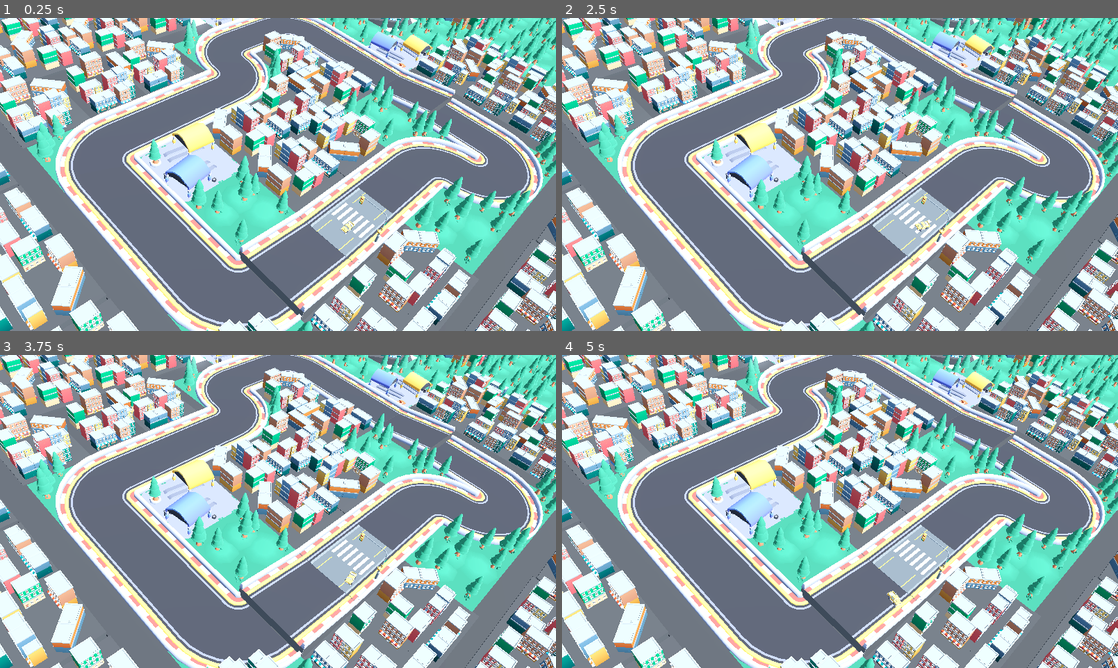
Above: before the commit, frames 1-4 (two rows, left to right).
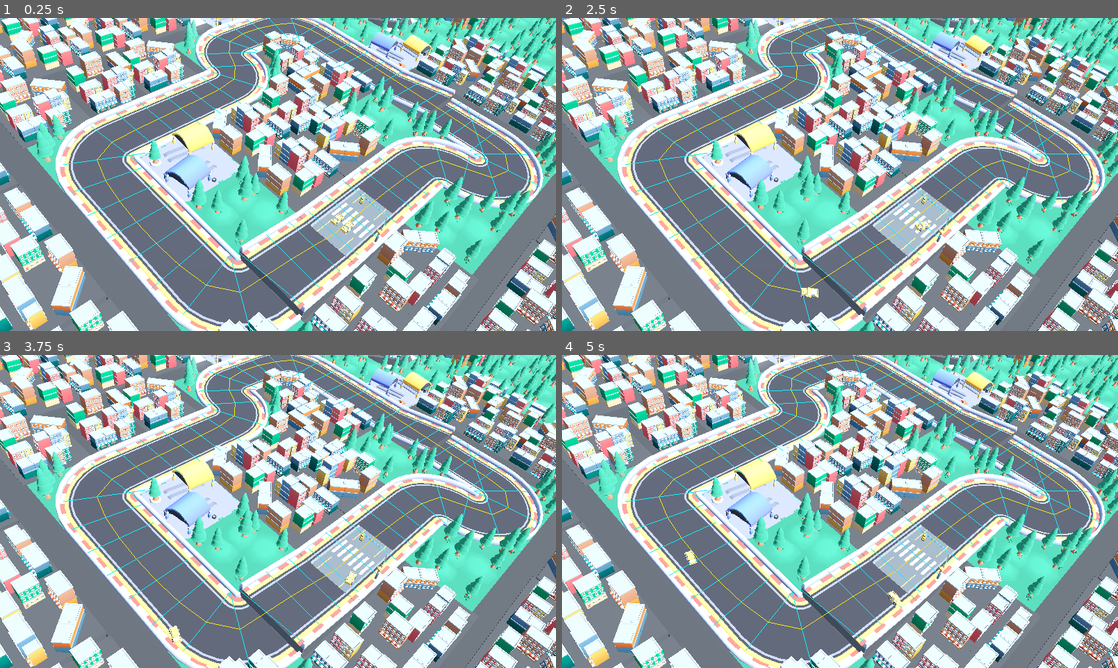
Above: after the commit, the same moments.

Repository: yphil-dev/France-2027-Racer
Game: Godot game, scene res://scenes/track.tscn
The game is run twice, just before and just after one commit, with the same random seed, the same clock (stepped at 60 frames per second) and the same inputs.
Inputs:
- Up to frame 1 (0.25 s): no input
- Up to frame 2 (2.5 s): hold D (right) 0.53-1.28 s; hold S (back) 1.28-2.03 s; hold D (right) from 2.03 s (still down)
- Up to frame 3 (3.75 s): release D (right) at 2.78 s; hold W (forward) 2.78-3.53 s; hold A (left) from 3.53 s (still down)
- Up to frame 4 (5 s): keep holding A (left)

The runs differ from the first frame. In frame 1, 1.3% of the frame differs, in the area x 11-98%, y 0-100%; in frame 2, 1.3%; in frame 3, 1.3%; in frame 4, 1.3%.

Commit message:
Bumpin' cars pushing tin

Diff:
--- a/project.godot
+++ b/project.godot
@@ -76,6 +76,10 @@
 ]
 }
 
+[layer_names]
+
+3d_physics/layer_5="AI Boundary"
+
 [physics]
 
 3d/physics_engine="Jolt Physics"
--- a/scenes/player_car.tscn
+++ b/scenes/player_car.tscn
@@ -5,3 +5,4 @@
 
 [node name="PlayerCar" instance=ExtResource("1_vehicle")]
 script = ExtResource("2_player")
+car_color = Color(1, 0, 0, 1)
--- a/scenes/track.tscn
+++ b/scenes/track.tscn
@@ -1,10 +1,13 @@
 [gd_scene format=3 uid="uid://clq7nox1juh3a"]
 
 [ext_resource type="Script" uid="uid://c5d0oxajff85h" path="res://scripts/track.gd" id="1_eb6dy"]
+[ext_resource type="Script" path="res://scripts/ai_boundary_builder.gd" id="2_boundaries"]
+[ext_resource type="Script" path="res://scripts/ai_waypoint_generator.gd" id="3_waypoints"]
 [ext_resource type="Environment" uid="uid://c3bs0wfxpri8g" path="res://scenes/main-environment.tres" id="1_q4t1r"]
 [ext_resource type="PackedScene" uid="uid://dxa23770km15t" path="res://scenes/race_controller.tscn" id="2_trceg"]
 [ext_resource type="Script" uid="uid://b24bstassw26s" path="res://scripts/view.gd" id="5_0lrhn"]
 [ext_resource type="PackedScene" path="res://scenes/player_car.tscn" id="7_o6xl0"]
+[ext_resource type="PackedScene" path="res://scenes/cpu_car.tscn" id="7_cpu"]
 [ext_resource type="MeshLibrary" uid="uid://b6myd2b7l2o2j" path="res://models/Library/mesh-library.tres" id="8_eg7gk"]
 [ext_resource type="PackedScene" uid="uid://cvxh8c1e1dio2" path="res://models/city/trafficlight_C.gltf" id="8_tipki"]
 [ext_resource type="PackedScene" uid="uid://cawjsdr1dhpuh" path="res://models/city/road_straight_crossing.gltf" id="9_85g3d"]
@@ -139,6 +142,24 @@
 [node name="PlayerCar" parent="." unique_id=1867641805 instance=ExtResource("7_o6xl0")]
 transform = Transform3D(1, 0, 0, 0, 1, 0, 0, 0, 1, 11.719608, 0, 5)
 
+[node name="Maisy" parent="." instance=ExtResource("7_cpu")]
+transform = Transform3D(1, 0, 0, 0, 1, 0, 0, 0, 1, 10.469608, 0, 5)
+
+[node name="START_GRID" type="Node3D" parent="."]
+transform = Transform3D(1, 0, 0, 0, 1, 0, 0, 0, 1, 12.344608, 0, 5)
+
+[node name="CpuSpawn1" type="Marker3D" parent="START_GRID"]
+transform = Transform3D(1, 0, 0, 0, 1, 0, 0, 0, 1, -1.875, 0, 0)
+
+[node name="PlayerSpawn" type="Marker3D" parent="START_GRID"]
+transform = Transform3D(1, 0, 0, 0, 1, 0, 0, 0, 1, -0.625, 0, 0)
+
+[node name="CpuSpawn2" type="Marker3D" parent="START_GRID"]
+transform = Transform3D(1, 0, 0, 0, 1, 0, 0, 0, 1, 0.625, 0, 0)
+
+[node name="CpuSpawn3" type="Marker3D" parent="START_GRID"]
+transform = Transform3D(1, 0, 0, 0, 1, 0, 0, 0, 1, 1.875, 0, 0)
+
 [node name="RampSupport" type="StaticBody3D" parent="." unique_id=1680593542]
 transform = Transform3D(1, 0, 0, 0, 1, 0, 0, 0, 1, 7.511998, 0, 0)
 
@@ -654,6 +675,12 @@
 shape = SubResource("BoxShape3D_6xfsa")
 
 [node name="PATH" type="Node3D" parent="." unique_id=2089517924]
+script = ExtResource("2_boundaries")
+segment_spacing = 2.0
+wall_height = 6.0
+
+[node name="WaypointGenerator" type="Node3D" parent="PATH"]
+script = ExtResource("3_waypoints")
 
 [node name="TrackPath" type="Path3D" parent="PATH" unique_id=1448145123]
 visible = false
--- a/scenes/vehicle.tscn
+++ b/scenes/vehicle.tscn
@@ -7,6 +7,13 @@
 [ext_resource type="AudioStream" uid="uid://j6x2is8pyt8y" path="res://audio/engine.ogg" id="5_kcati"]
 [ext_resource type="AudioStream" uid="uid://io4pmr3lo1dy" path="res://audio/impact.ogg" id="6_v3p7b"]
 [ext_resource type="Script" uid="uid://cxaw38i2l08wt" path="res://scripts/sphere.gd" id="7_vuxys"]
+[ext_resource type="Shader" path="res://shaders/vehicle_palette.gdshader" id="8_palette"]
+[ext_resource type="Texture2D" path="res://models/Textures/colormap.png" id="9_colormap"]
+
+[sub_resource type="ShaderMaterial" id="ShaderMaterial_vehicle_palette"]
+shader = ExtResource("8_palette")
+shader_parameter/palette_texture = ExtResource("9_colormap")
+shader_parameter/color_tolerance = 0.08
 
 [sub_resource type="StandardMaterial3D" id="StandardMaterial3D_tfk12"]
 transparency = 1
@@ -60,6 +67,7 @@
 
 [node name="Vehicle" type="Node3D" unique_id=1867641805]
 script = ExtResource("1_e2g1l")
+body_material = SubResource("ShaderMaterial_vehicle_palette")
 
 [node name="Ground" type="RayCast3D" parent="." unique_id=496963048]
 transform = Transform3D(1, 0, 0, 0, 1, 0, 0, 0, 1, 0, 0.5, 0)
@@ -107,6 +115,7 @@
 [node name="Sphere" type="RigidBody3D" parent="." unique_id=1368519146]
 transform = Transform3D(1, 0, 0, 0, 1, 0, 0, 0, 1, 0, 0.5, 0)
 collision_layer = 8
+collision_mask = 9
 mass = 1000.0
 physics_material_override = SubResource("PhysicsMaterial_eyo0u")
 gravity_scale = 1.5
--- a/scripts/sphere.gd
+++ b/scripts/sphere.gd
@@ -17,7 +17,7 @@
 	_lap_time += delta
 
 func race_completed(numLaps) -> void:
-	print("Race completed! %s laps" % numLaps)
+	print("Race completed by %s! %s laps" % [car_name, numLaps])
 
 func lap_completed(numLap) -> void:
 	var lcd: LapCompleteData = LapCompleteData.new(self, _lap_time)
--- a/scripts/track.gd
+++ b/scripts/track.gd
@@ -2,42 +2,44 @@
 
 @export var target_laps: int = 1
 
-var _verification_count: int = 0
-var _verified: bool = false
-var _laps_completed: int = 0
+var _verified_by_car: Dictionary = {}
+var _laps_by_car: Dictionary = {}
+var _race_finished: bool = false
+var _winner: VehicleSphere
 
 func _ready() -> void:
 	print("START! Target laps set to: ", target_laps)
 
 func _on_verif_body_entered(body: Node3D) -> void:
-	if _verified:
+	if _race_finished or not body is VehicleSphere:
 		return
 
-	if body is VehicleSphere:
-		_verification_count += 1
-		print("Verification step: %d/1" % _verification_count)
+	var car := body as VehicleSphere
+	if _verified_by_car.get(car, false):
+		return
 
-		# CHANGED TO 1: Validates instantly after passing your single checkpoint
-		if _verification_count >= 1:
-			_verified = true
-			print("Lap verification complete! Head to the finish line.")
+	_verified_by_car[car] = true
+	print("Lap verification complete for %s! Head to the finish line." % car.car_name)
 
 func _on_finish_body_entered(body: Node3D) -> void:
-	if body is VehicleSphere:
-		print("Finish entered by: ", body.name)
+	if _race_finished or not body is VehicleSphere:
+		return
 
-		if _verified:
-			_laps_completed += 1
-			print("Lap completed! Total laps: %d" % _laps_completed)
+	var car := body as VehicleSphere
+	print("Finish entered by: ", car.car_name)
 
-			body.lap_completed(_laps_completed)
+	if not _verified_by_car.get(car, false):
+		print("%s passed the finish line, but the lap was not verified!" % car.car_name)
+		return
 
-			# Check for immediate race completion
-			if _laps_completed >= target_laps:
-				body.race_completed(_laps_completed)
+	var laps_completed := int(_laps_by_car.get(car, 0)) + 1
+	_laps_by_car[car] = laps_completed
+	_verified_by_car[car] = false
+	print("Lap completed by %s! Total laps: %d" % [car.car_name, laps_completed])
 
-			# Reset tracking variables ONLY if you decide to increase target_laps later
-			_verification_count = 0
-			_verified = false
-		else:
-			print("Passed finish line, but lap not verified yet!")
+	car.lap_completed(laps_completed)
+
+	if laps_completed >= target_laps:
+		_race_finished = true
+		_winner = car
+		car.race_completed(laps_completed)
--- a/scripts/vehicle.gd
+++ b/scripts/vehicle.gd
@@ -12,6 +12,10 @@
 @export var drive_torque: float = 100.0
 @export var air_input_decay: float = 2.0
 
+@export_category("Appearance")
+@export var car_color: Color = Color(1.0, 0.752941, 0.266667, 1.0)
+@export var body_material: Material
+
 # Nodes
 
 # ─── KEY CHANGE: Explicitly typed as your new VehicleSphere class ───
@@ -68,6 +72,11 @@
 func get_vehicle_position() -> Vector3: return vehicle_model.global_position
 
 # Functions
+
+func _ready() -> void:
+	if vehicle_body is GeometryInstance3D and body_material != null:
+		vehicle_body.material_override = body_material
+		vehicle_body.set_instance_shader_parameter("car_color", car_color)
 
 func _physics_process(delta):
 
